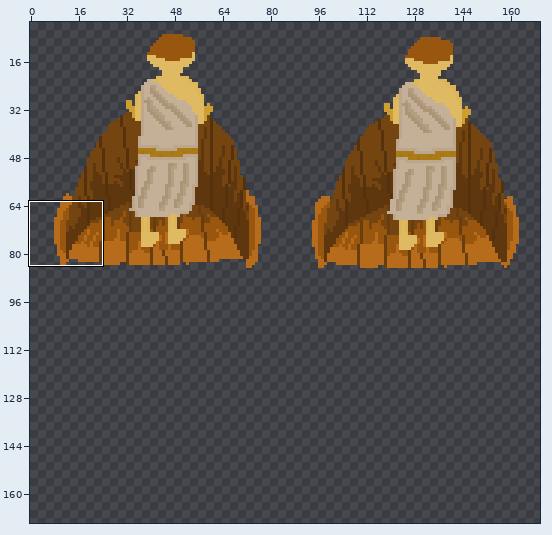
Two versions of one sprite sheet, android/assets/bdx/textures/Wagen.png. Above: a wide view before the commit, with the close-up outlined.
Close-up. Before the edit:
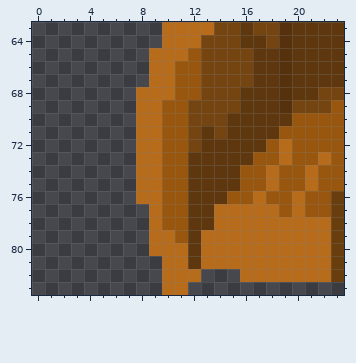
The file is 170x85 pixels. Colours within 5 levels of each other are drawn and written as one. Shown: x 0..23, y 63..83. The old version is drawn lined up with the new one, on the new canvas. The wide view leaves out empty margins. The commit also changed other parts of the picture, which this record leaves out.
After:
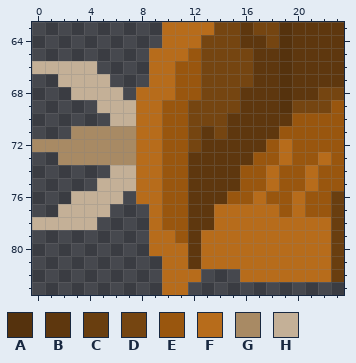
Palette (. is transparent): A #55320d  B #5e370e  C #693e0f  D #754511  E #99560e  F #b76c1b  G #a88a64  H #c4b097
Edits made:
canvas 170x85 -> 170x170
@@ x 0..9 @@
 65 .........F
-66 .........F
-67 .........F
-68 ........FF
-69 ........FF
-70 ........FF
-71 ........FF
-72 ........FF
-73 ........FF
-74 ........FF
-75 ........FF
-76 ........FF
-77 .........F
-78 .........F
+66 HHHHH....F
+67 ..HHHH...F
+68 ...HHHH.FF
+69 .....HHHFF
+70 ......HHFF
+71 ...GGGGGFF
+72 GGGGGGGGFF
+73 ..GGGGGGFF
+74 ......HHFF
+75 .....HHHFF
+76 ...HHHH.FF
+77 ..HHHH...F
+78 HHHHH....F
 79 .........F
Boxes around the changes in both close-ups, in picture pixels (x1, y1, x2, y2):
added: (32, 61, 136, 230)
